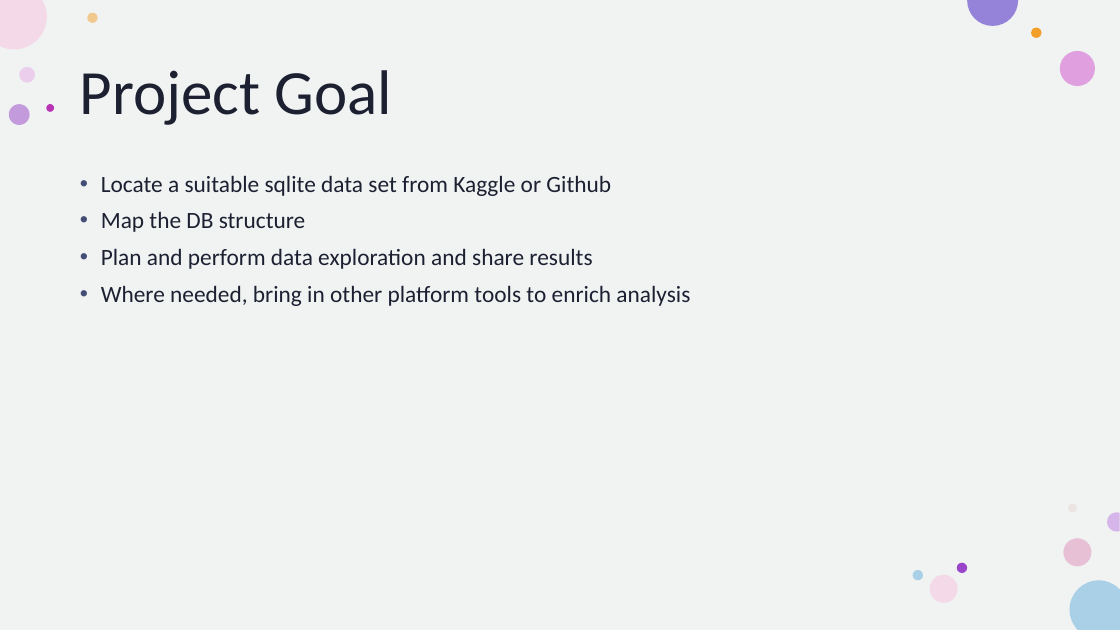
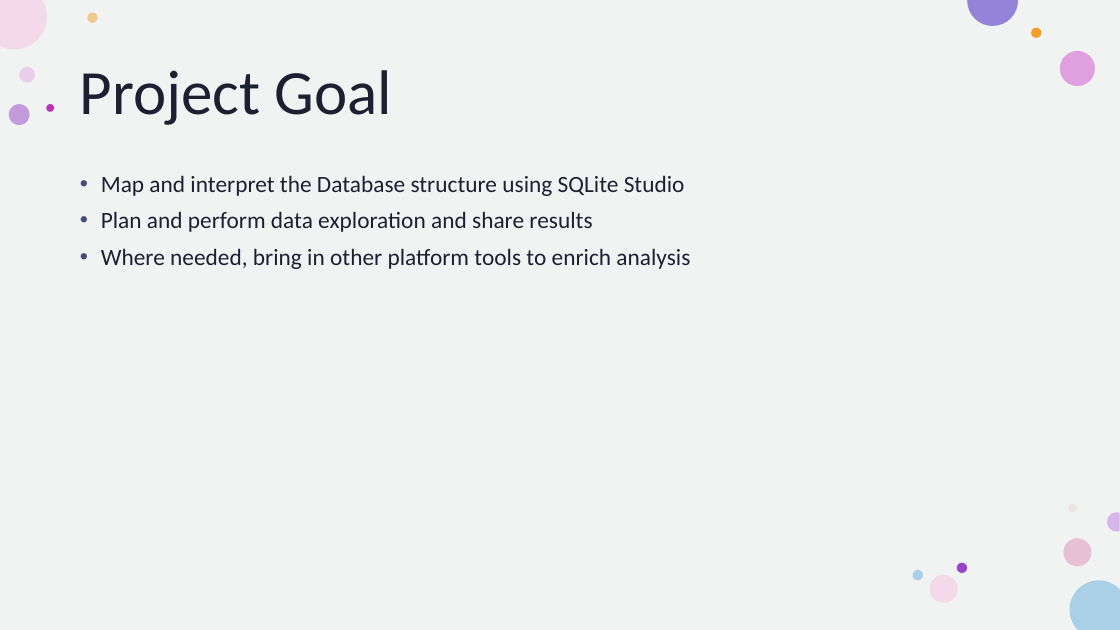
Before and after one commit to JonathonBriggs/AnalyticsProjects, a slide deck: slide 2 of Case Studies (Latest)/2024 10 09 Pitchfork Reviews (Music)/Pitchfork Ratings.pptx. Drawn at 1120x630 pixels with LibreOffice and Linux fonts; fonts in the diff are those of the drawing. Boxes give left, top, right and bottom in pixels: in the first picture for what was removed or moved away, otherwise in the second. Text is boxed around its words. In the diff, an @@ line names an element or a change of style, - is before the commit and + after.

Commit message:
Updates to Pitchfork Data Project Files

```diff
--- a/Case Studies (Latest)/2024 10 09 Pitchfork Reviews (Music)/Pitchfork Ratings.pptx
+++ b/Case Studies (Latest)/2024 10 09 Pitchfork Reviews (Music)/Pitchfork Ratings.pptx
@@ text at (101, 175, 685, 196): text changed @@
-• Locate a suitable sqlite data set from Kaggle or Github
-• Map the DB structure
+• Map and interpret the Database structure using SQLite Studio
```
Also in this commit, not shown: 1 other slide changed, 2 other files.
